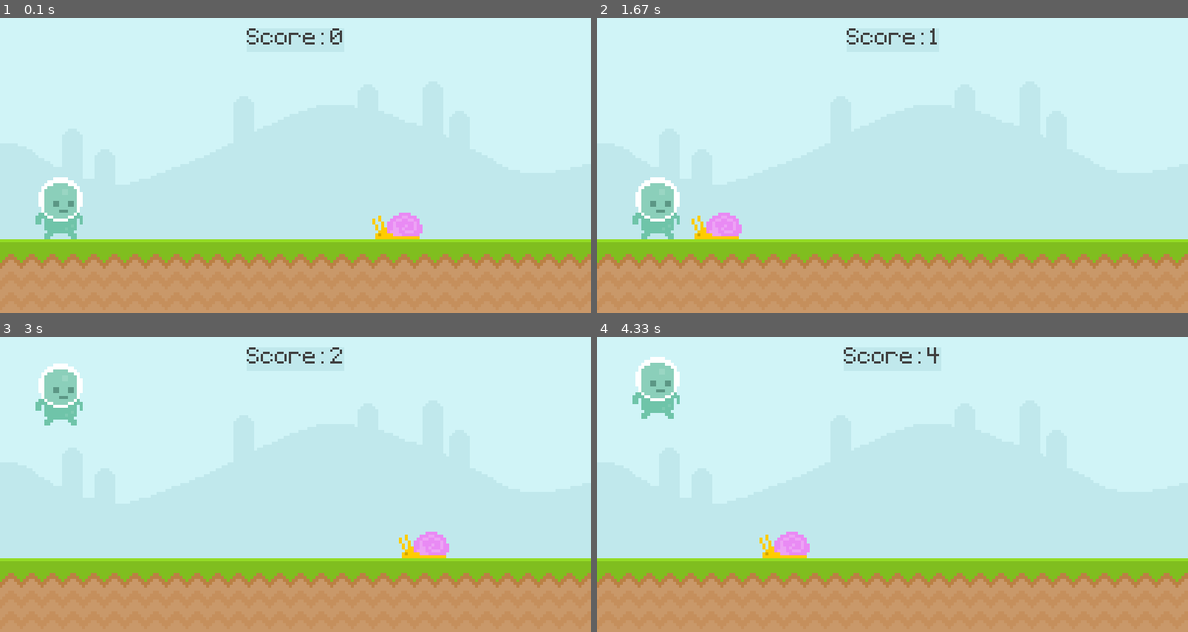
Above: before the commit, frames 1-4 (two rows, left to right).
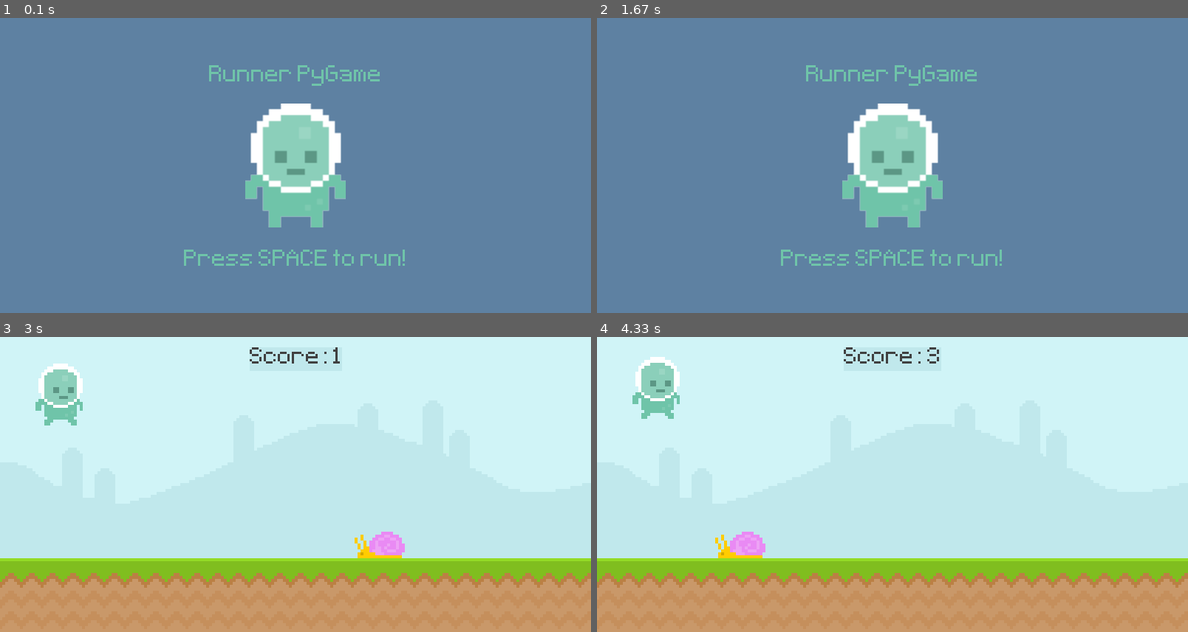
Above: after the commit, the same moments.

Repository: AlkaffAhamed/Runner-PyGame
Game: pygame game, started from main.py
Same seed, same stepped clock (60 frames per second), same inputs: the game is played once before the commit and once after it.
Inputs (mouse positions are in pixels of both pictures, inside the frame that each line leads up to):
- Up to frame 1 (0.1 s): no input
- Up to frame 2 (1.67 s): click (656, 206) at 0.38 s
- Up to frame 3 (3 s): tap Space at 1.67 s; click (59, 525) at 2.55 s
- Up to frame 4 (4.33 s): tap Space at 3.33, 3.73, 4.03 s

The runs differ from the first frame. In frame 1, 100% of the frame differs, in the area x 0-100%, y 0-100%; in frame 2, 100%; in frame 3, 1.4%; in frame 4, 1.1%.

Commit message:
27 Design the Intro/Game Over Page 1. Load the new graphic for the new page as usual 2. Transform to scale it up using `pygame.transform.rotozoom(player_stand, 0, 2)` 3. Create relevant Text Surfaces and blit everything

Diff:
--- a/main.py
+++ b/main.py
@@ -15,7 +15,7 @@
 pygame.display.set_caption("Runner PyGame")
 clock = pygame.time.Clock()
 test_font = pygame.font.Font("font/Pixeltype.ttf", 50)
-game_active = True
+game_active = False
 start_time = 0
 
 # test_surface = pygame.Surface((100, 200))
@@ -35,6 +35,19 @@
 player_surface = pygame.image.load("graphics/Player/player_walk_1.png").convert_alpha()
 player_rect = player_surface.get_rect(midbottom=(80, 300))
 player_gravity = 0
+
+# Intro Screen
+player_stand = pygame.image.load("graphics/Player/player_stand.png").convert_alpha()
+# player_stand = pygame.transform.scale(player_stand, (200, 400))
+# player_stand = pygame.transform.scale2x(player_stand)
+player_stand = pygame.transform.rotozoom(player_stand, 0, 2)
+player_stand_rect = player_stand.get_rect(center=(400, 200))
+
+game_name = test_font.render("Runner PyGame", False, (111, 196, 169))
+game_name_rect = game_name.get_rect(center=(400, 80))
+
+game_message = test_font.render("Press SPACE to run!", False, (111, 196, 169))
+game_message_rect = game_message.get_rect(center=(400, 330))
 
 # Game loop
 while True:
@@ -136,7 +149,10 @@
     # Game Over State
     else:
         # Game Over Logic
-        screen.fill("Yellow")
+        screen.fill((94, 129, 162))
+        screen.blit(player_stand, player_stand_rect)
+        screen.blit(game_name, game_name_rect)
+        screen.blit(game_message, game_message_rect)
 
     # Draw all our elements
     # Update everything
Binary file added: graphics/Player/player_stand.png
